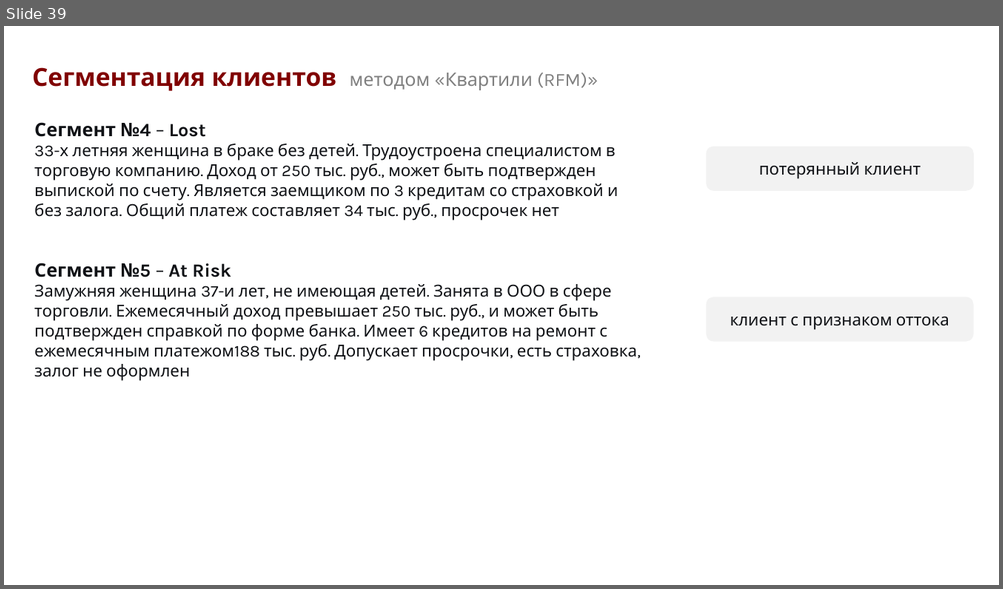
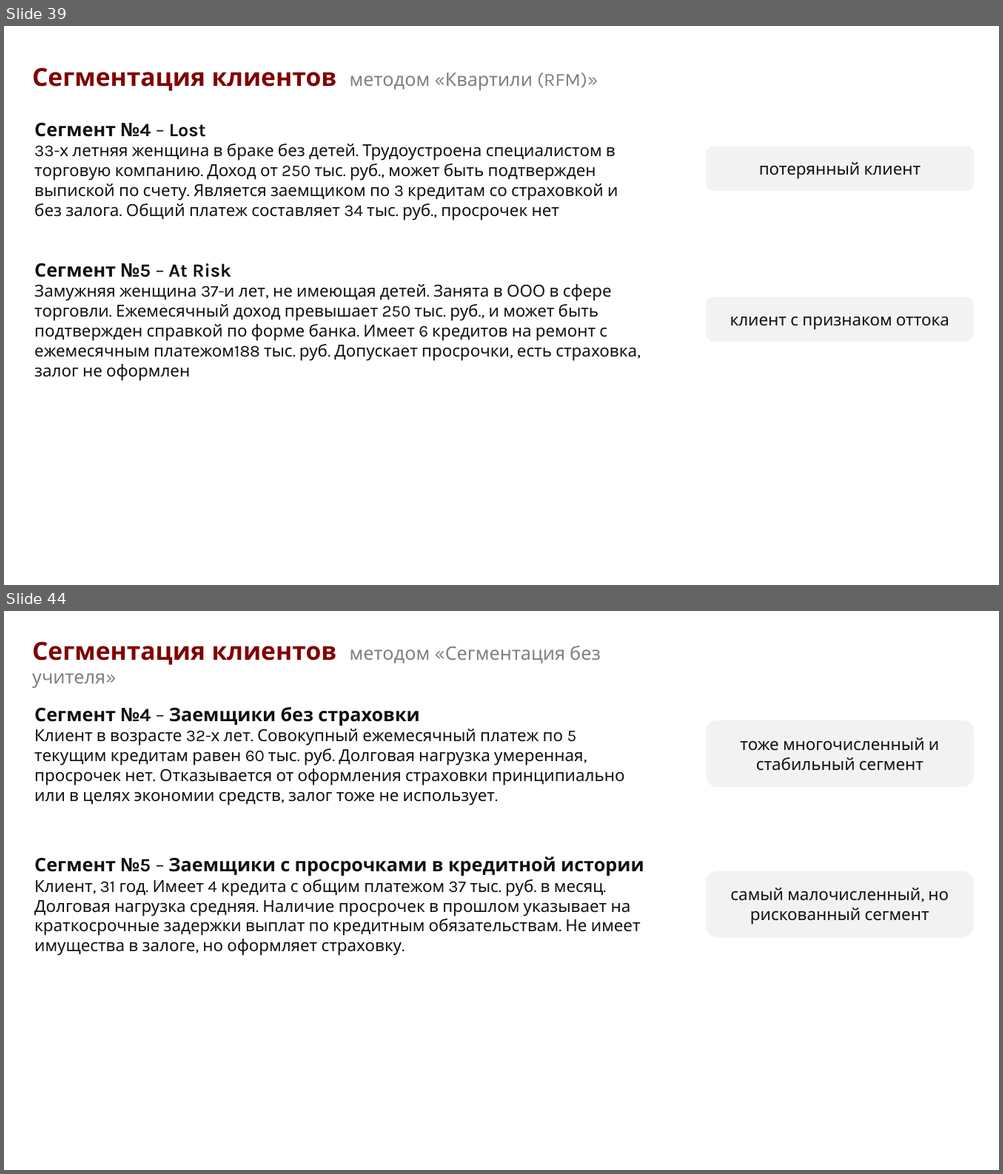
Before and after one commit to arinakatysheva/HW_1_2025-Katysheva_Arina, a slide deck: HW1.pptx. Shown one above the other, each under a label of ours: slide 39 before the commit, slides 39 and 44 after it; the slides between them are not shown. The pictures are 1003x589 and 1003x1174 pixels, drawn with LibreOffice and Linux fonts; fonts in the diff are those of the drawing. Boxes give left, top, right and bottom in pixels: in the first picture for what was removed or moved away, otherwise in the second. Text is boxed around its words. In the diff, an @@ line names an element or a change of style, - is before the commit and + after.

```diff
--- a/HW1.pptx
+++ b/HW1.pptx
@@ slide 44 added at [4,611,999,1170], background #FFFFFF @@
@@ text added at [32,641,600,688], 18 pt, text #808080 @@
+Сегментация клиентов методом «Сегментация без учителя»
@@ text added at [34,707,625,805], 16 pt, text #0F1115 @@
+Сегмент №4 – Заемщики без страховки
+Клиент в возрасте 32-х лет. Совокупный ежемесячный платеж по 5 текущим кредитам равен 60 тыс. руб. Долговая нагрузка умеренная, просрочек нет. Отказывается от оформления страховки принципиально или в целях экономии средств, залог тоже не использует.
@@ rounded rectangle added at [706,721,974,787], fill #F2F2F2, 16 pt, text #0F1115 @@
+тоже многочисленный и стабильный сегмент
@@ text added at [34,857,644,956], 16 pt, text #0F1115 @@
+Сегмент №5 – Заемщики с просрочками в кредитной истории
+Клиент, 31 год. Имеет 4 кредита с общим платежом 37 тыс. руб. в месяц. Долговая нагрузка средняя. Наличие просрочек в прошлом указывает на краткосрочные задержки выплат по кредитным обязательствам. Не имеет имущества в залоге, но оформляет страховку.
@@ rounded rectangle added at [706,871,973,938], fill #F2F2F2, 16 pt, text #0F1115 @@
+самый малочисленный, но рискованный сегмент
```
Also in this commit, not shown: 5 other slides added.
